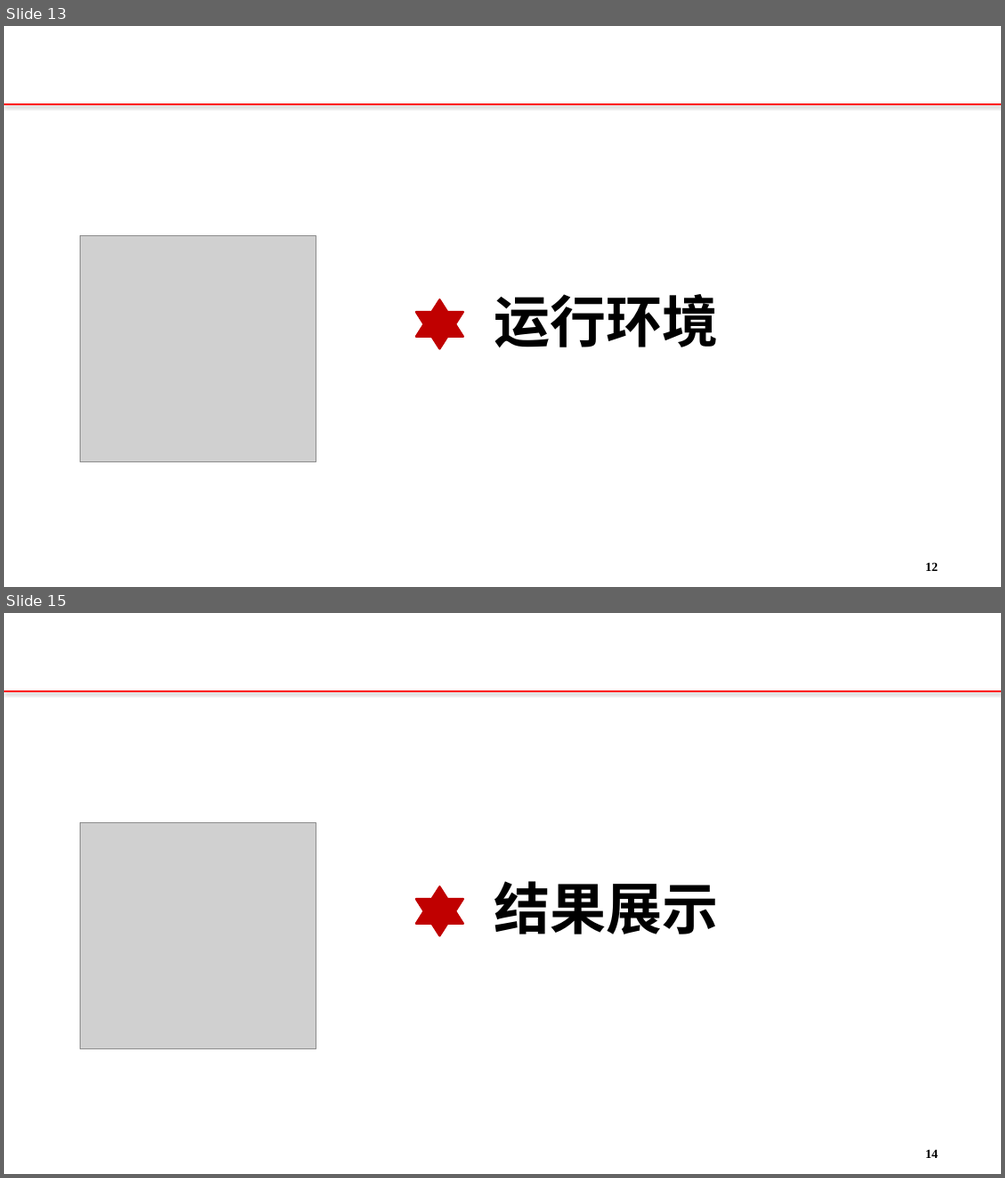
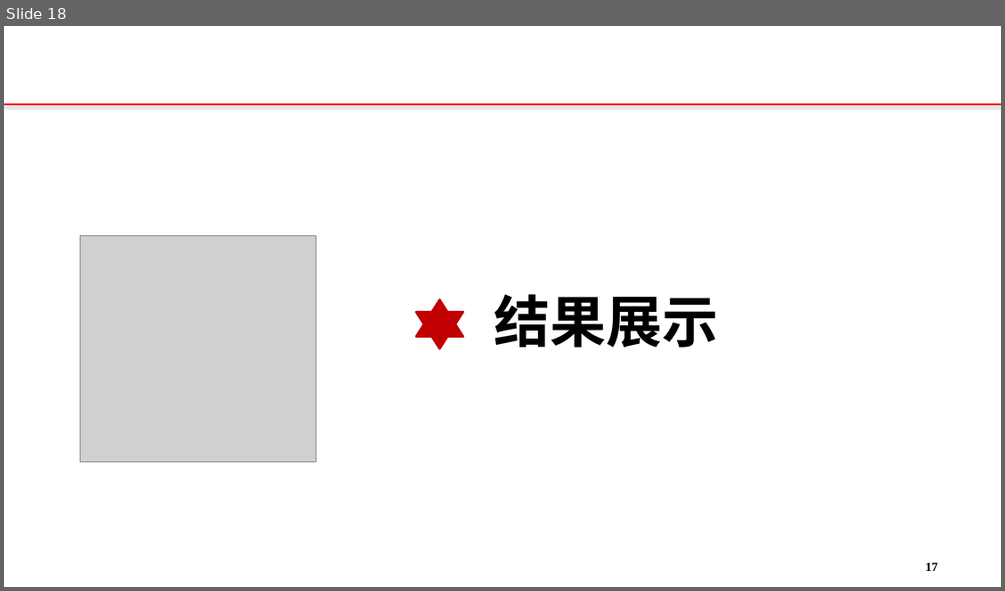
Before and after one commit to 12301068JiangDongyu/Uplan, a slide deck: doc/联通公务车管理系统.pptx. Shown one above the other, each under a label of ours: slides 13 and 15 before the commit, slide 18 after it; the slides between them are not shown. The pictures are 1005x1178 and 1005x591 pixels, drawn with LibreOffice and Linux fonts; fonts in the diff are those of the drawing; grey boxes stand for pictures; background and template pictures are left out. Boxes give left, top, right and bottom in pixels: in the first picture for what was removed or moved away, otherwise in the second. Text is boxed around its words. In the diff, an @@ line names an element or a change of style, - is before the commit and + after.

```diff
--- a/doc/联通公务车管理系统.pptx
+++ b/doc/联通公务车管理系统.pptx
@@ slide 13 removed at <box>4,26,1001,587</box>, background #FFFFFF; not listed: 1 template element that a slide beside it also shows @@
@@ picture removed at <box>81,236,316,462</box> @@
@@ star removed at <box>416,300,463,349</box> @@
@@ text removed at <box>494,294,719,347</box> @@
-运行环境
@@ page number removed at <box>925,562,938,571</box> @@
-12
@@ what was slide 15 is now slide 18 @@
@@ page number at <box>925,562,938,571</box>: text changed @@
-14
+17
```
Also in this commit, not shown: 12 slides changed, 6 slides added, 2 other slides removed, 3 other files.
